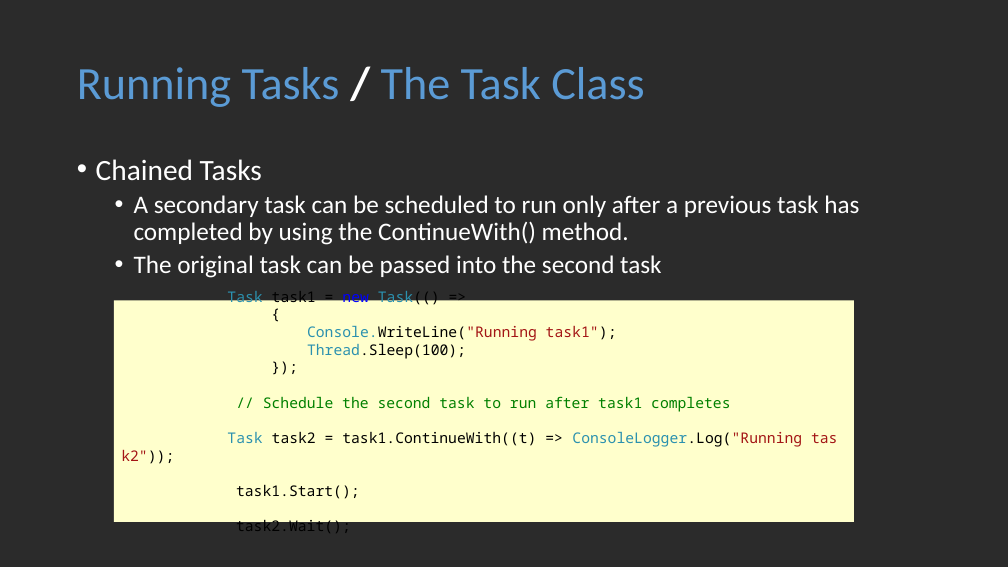
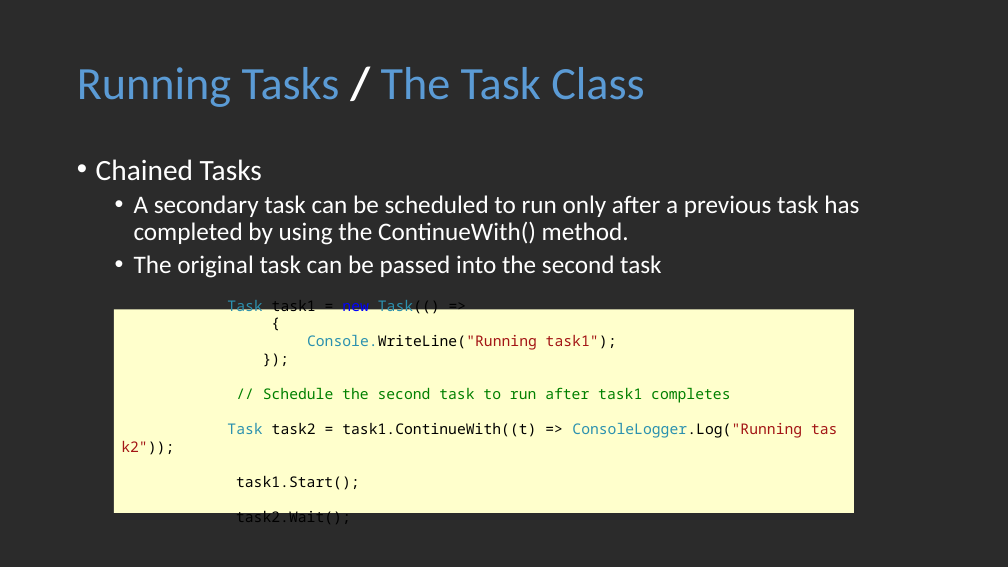
Before and after one commit to CSharpDevConnect/CSharpDevConnect.TPL, a slide deck: slide 8 of DevConnect-TPL.pptx. Drawn at 1008x567 pixels with LibreOffice and Linux fonts; fonts in the diff are those of the drawing; background and template pictures are left out; a plain dark background stands for a picture behind light text. Boxes give left, top, right and bottom in pixels: in the first picture for what was removed or moved away, otherwise in the second. Text is boxed around its words. In the diff, an @@ line names an element or a change of style, - is before the commit and + after.

```diff
--- a/DevConnect-TPL.pptx
+++ b/DevConnect-TPL.pptx
@@ rectangle "Task task1 = new Task(() ...": place and size @@
-rectangle "Task task1 = new Task(() ..." at box(114, 300, 854, 522)
+rectangle "Task task1 = new Task(() ..." at box(114, 309, 854, 513)
@@ text in rectangle at box(307, 343, 466, 359): paragraph removed @@
-Thread.Sleep(100);
```
Also in this commit, not shown: 6 other slides changed, 1 slide added.
